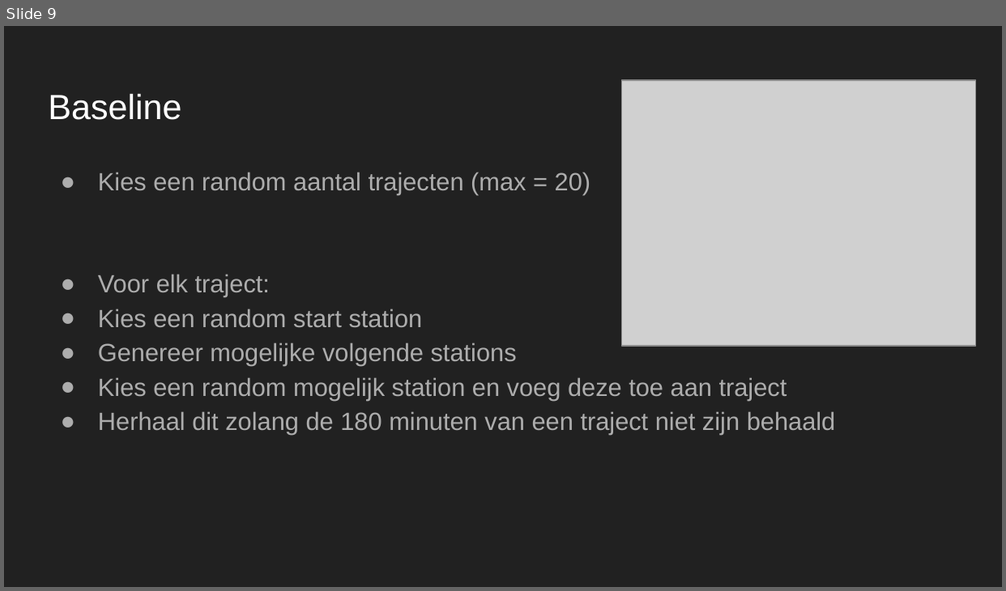
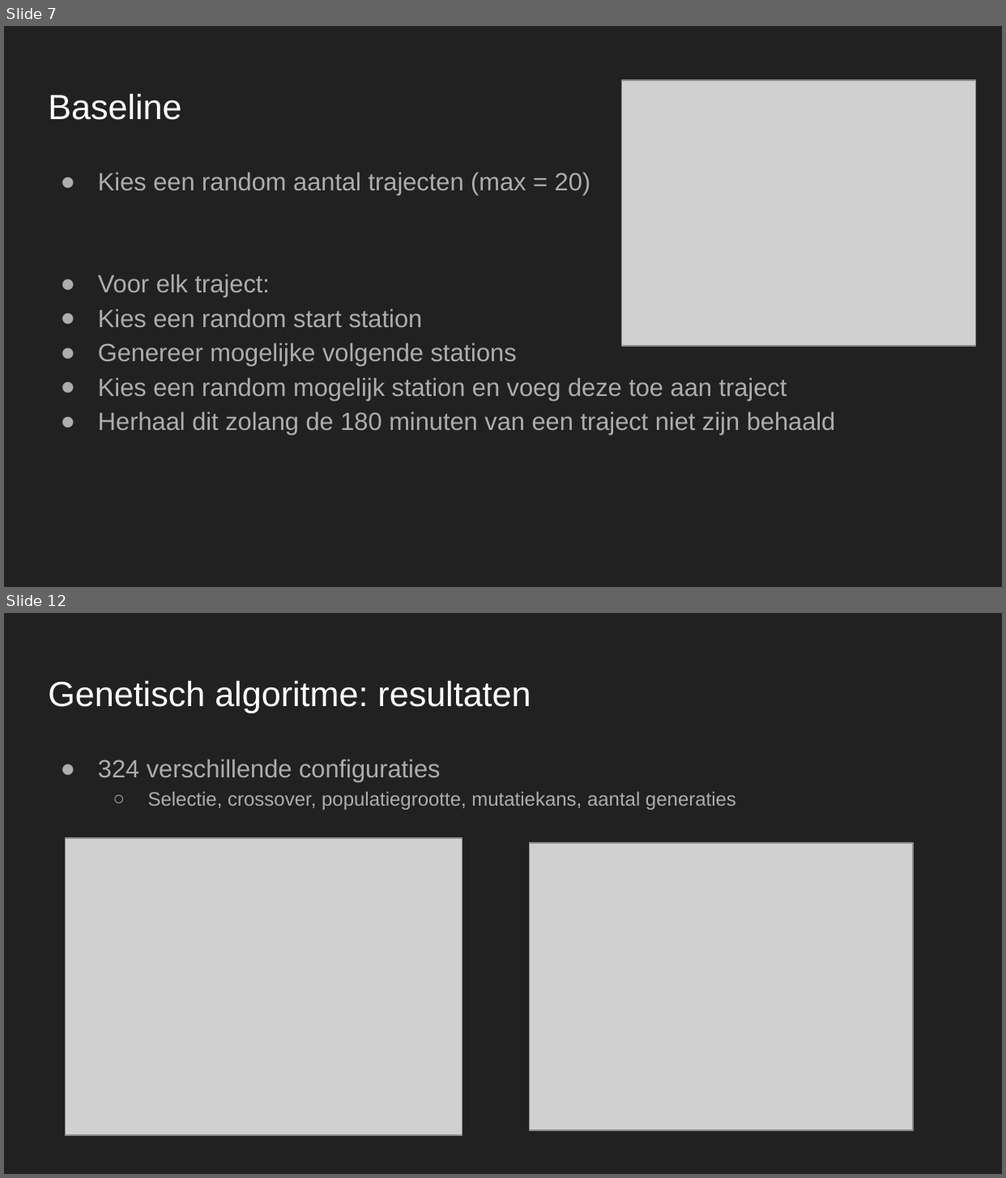
Before and after one commit to maiklarooij/Trainspotters, a slide deck: doc/Oefenpresentatie.pptx. Shown one above the other, each under a label of ours: slide 9 before the commit, slides 7 and 12 after it; the slides between them are not shown. The pictures are 1006x591 and 1006x1178 pixels, drawn with LibreOffice and Linux fonts; fonts in the diff are those of the drawing; grey boxes stand for pictures. Boxes give left, top, right and bottom in pixels: in the first picture for what was removed or moved away, otherwise in the second. Text is boxed around its words. In the diff, an @@ line names an element or a change of style, - is before the commit and + after.

```diff
--- a/doc/Oefenpresentatie.pptx
+++ b/doc/Oefenpresentatie.pptx
@@ slide 12 added at [4,613,1002,1174], background #212121 @@
@@ title added at [48,680,530,713], 25.2 pt, text #FFFFFF @@
+Genetisch algoritme: resultaten
@@ text added at [98,759,736,810], 14 pt, text #ADADAD @@
+● 324 verschillende configuraties
+  ○ Selectie, crossover, populatiegrootte, mutatiekans, aantal generaties
@@ picture added at [65,838,462,1136] @@
@@ picture added at [529,842,913,1130] @@
@@ what was slide 9 is now slide 7 @@
```
Also in this commit, not shown: 7 slides changed, 3 other slides added, 2 slides removed, 31 other files.
